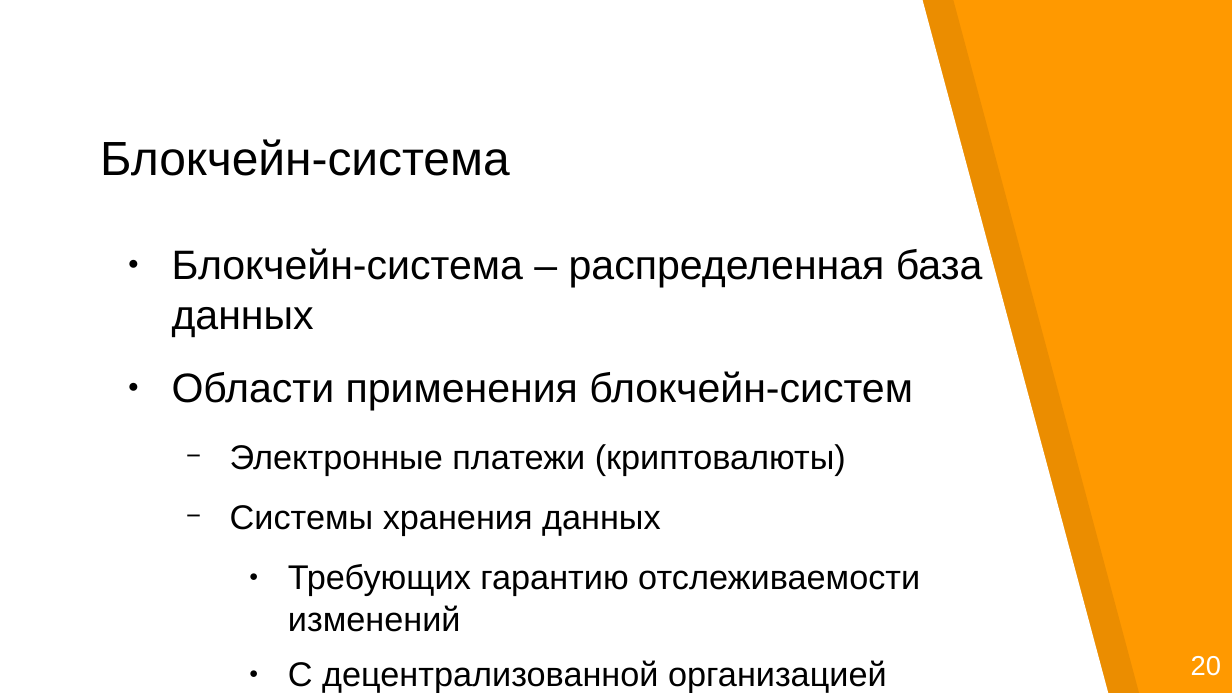
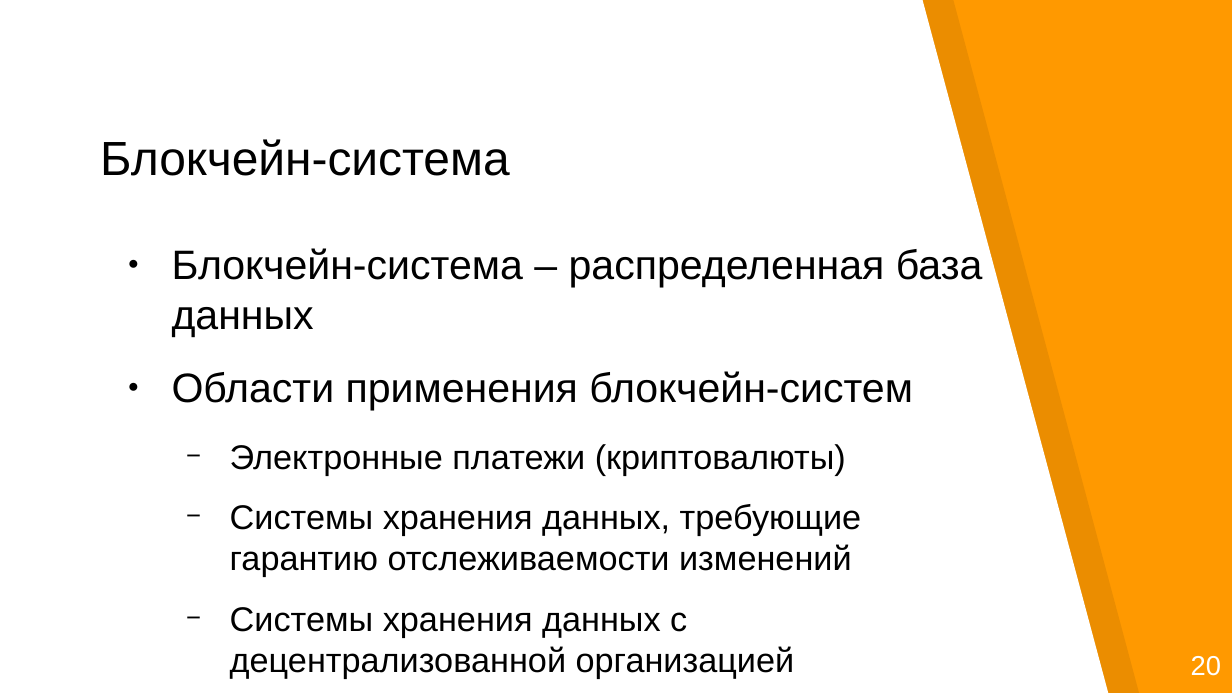
Before and after one commit to georgeee/itmo-master-thesis, a slide deck: slide 2 of presentation.odp. Drawn at 1232x693 pixels with LibreOffice and Linux fonts; fonts in the diff are those of the drawing. Boxes give left, top, right and bottom in pixels: in the first picture for what was removed or moved away, otherwise in the second. Text is boxed around its words. In the diff, an @@ line names an element or a change of style, - is before the commit and + after.

```diff
--- a/presentation.odp
+++ b/presentation.odp
@@ text at <box>230,504,862,678</box>: text changed @@
-  − Системы хранения данных
-    ● Требующих гарантию отслеживаемости изменений
-    ● С децентрализованной организацией
+  − Системы хранения данных, требующие гарантию отслеживаемости изменений
+  − Системы хранения данных с децентрализованной организацией
```
Also in this commit, not shown: 3 other slides changed, 1 other file.
